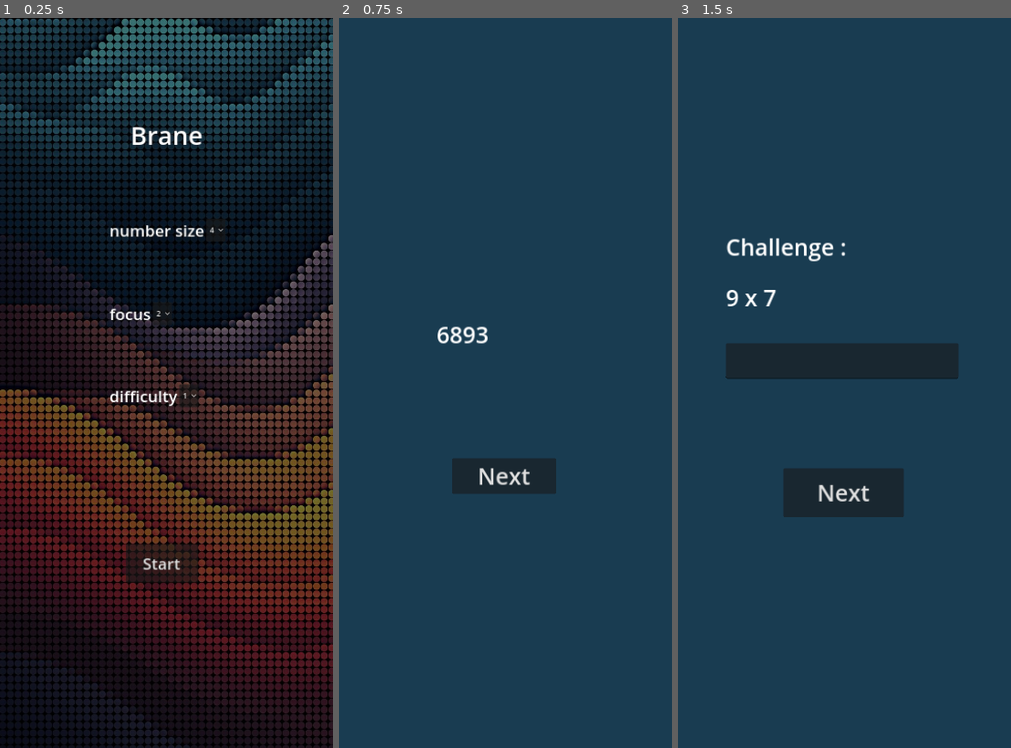
Above: before the commit, frames 1-3 (left to right).
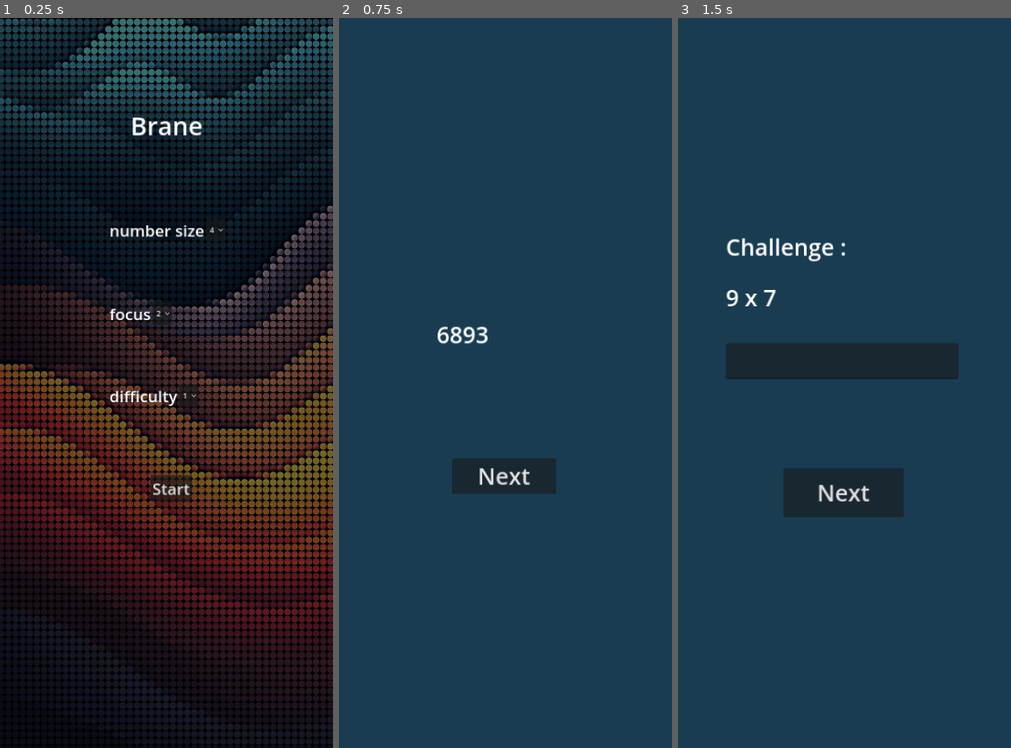
Above: after the commit, the same moments.

Repository: Zabardast/brane
Game: Godot game, scene res://main.tscn
The game is run twice, just before and just after one commit, with the same random seed, the same clock (stepped at 60 frames per second) and the same inputs.
Inputs:
- Up to frame 1 (0.25 s): no input
- Up to frame 2 (0.75 s): click "Start" at 0.5 s
- Up to frame 3 (1.5 s): click "Next" at 1.25 s

The runs differ from the first frame. In frame 1, 51% of the frame differs, in the area x 0-100%, y 0-100%; in frame 2, nothing differs; in frame 3, nothing differs.

Commit message:
max effort responsive :(

Diff:
--- a/main.tscn
+++ b/main.tscn
@@ -16,10 +16,27 @@
 script = ExtResource("1_l1iry")
 metadata/_edit_use_anchors_ = true
 
+[node name="AspectRatioContainer" type="AspectRatioContainer" parent="."]
+layout_mode = 1
+anchors_preset = 15
+anchor_right = 1.0
+anchor_bottom = 1.0
+grow_horizontal = 2
+grow_vertical = 2
+
+[node name="FlowContainer" type="FlowContainer" parent="AspectRatioContainer"]
+layout_mode = 2
+size_flags_vertical = 4
+theme_override_constants/h_separation = 10
+theme_override_constants/v_separation = 10
+
 [node name="ColorRect" type="ColorRect" parent="."]
-layout_mode = 0
-offset_right = 730.0
-offset_bottom = 1662.0
+layout_mode = 1
+anchors_preset = 15
+anchor_right = 1.0
+anchor_bottom = 1.0
+grow_horizontal = 2
+grow_vertical = 2
 color = Color(0.0967089, 0.235205, 0.319018, 1)
 
 [node name="Menu" parent="." instance=ExtResource("1_nbcsh")]
--- a/menu.tscn
+++ b/menu.tscn
@@ -8,37 +8,45 @@
 
 [node name="Background" type="TextureRect" parent="." groups=["hidable_menu"]]
 modulate = Color(0.446777, 0.446777, 0.446777, 1)
-offset_right = 787.0
-offset_bottom = 1718.0
+anchors_preset = 15
+anchor_right = 1.0
+anchor_bottom = 1.0
+grow_horizontal = 2
+grow_vertical = 2
 texture = ExtResource("2_k84xi")
 
-[node name="title" type="Label" parent="." groups=["hidable_menu"]]
+[node name="NameContainer" type="FlowContainer" parent="."]
 anchors_preset = -1
-anchor_left = 0.005
-anchor_top = 0.002
-anchor_right = 0.005
-anchor_bottom = 0.002
-offset_left = 236.35
-offset_top = 194.8
-offset_right = 488.35
-offset_bottom = 313.798
-grow_horizontal = 2
+anchor_left = 0.5
+anchor_top = 0.134
+anchor_right = 0.5
+anchor_bottom = 0.134
+offset_left = -79.0
+offset_top = -16.4
+offset_right = 80.0
+offset_bottom = 59.6
+
+[node name="title" type="Label" parent="NameContainer" groups=["hidable_menu"]]
+layout_mode = 2
 theme_override_font_sizes/font_size = 55
 text = "Brane"
 horizontal_alignment = 1
 vertical_alignment = 1
 metadata/_edit_use_anchors_ = true
 
-[node name="StartButton" type="Button" parent="." groups=["hidable_menu"]]
+[node name="StartButtonContainer" type="FlowContainer" parent="."]
 anchors_preset = -1
-anchor_left = 0.806
-anchor_top = 0.145
-anchor_right = 0.806
-anchor_bottom = 0.145
-offset_left = -312.38
-offset_top = 921.0
-offset_right = -154.38
-offset_bottom = 1005.0
+anchor_left = 0.5
+anchor_top = 0.688
+anchor_right = 0.503
+anchor_bottom = 0.688
+offset_left = -35.0
+offset_top = -98.8
+offset_right = 57.81
+offset_bottom = -41.8
+
+[node name="StartButton" type="Button" parent="StartButtonContainer" groups=["hidable_menu"]]
+layout_mode = 2
 theme_override_font_sizes/font_size = 35
 text = "Start"
 
@@ -99,7 +107,7 @@
 [node name="OptionButton" type="OptionButton" parent="ComplexityContainer"]
 layout_mode = 2
 
-[connection signal="pressed" from="StartButton" to="." method="start"]
+[connection signal="pressed" from="StartButtonContainer/StartButton" to="." method="start"]
 [connection signal="item_selected" from="NumberSizeContainer/OptionButton" to="." method="_on_number_size_selected"]
 [connection signal="item_selected" from="ListSizeContainer/OptionButton" to="." method="_on_list_size_selected"]
 [connection signal="item_selected" from="ComplexityContainer/OptionButton" to="." method="_on_complexity_selected"]
